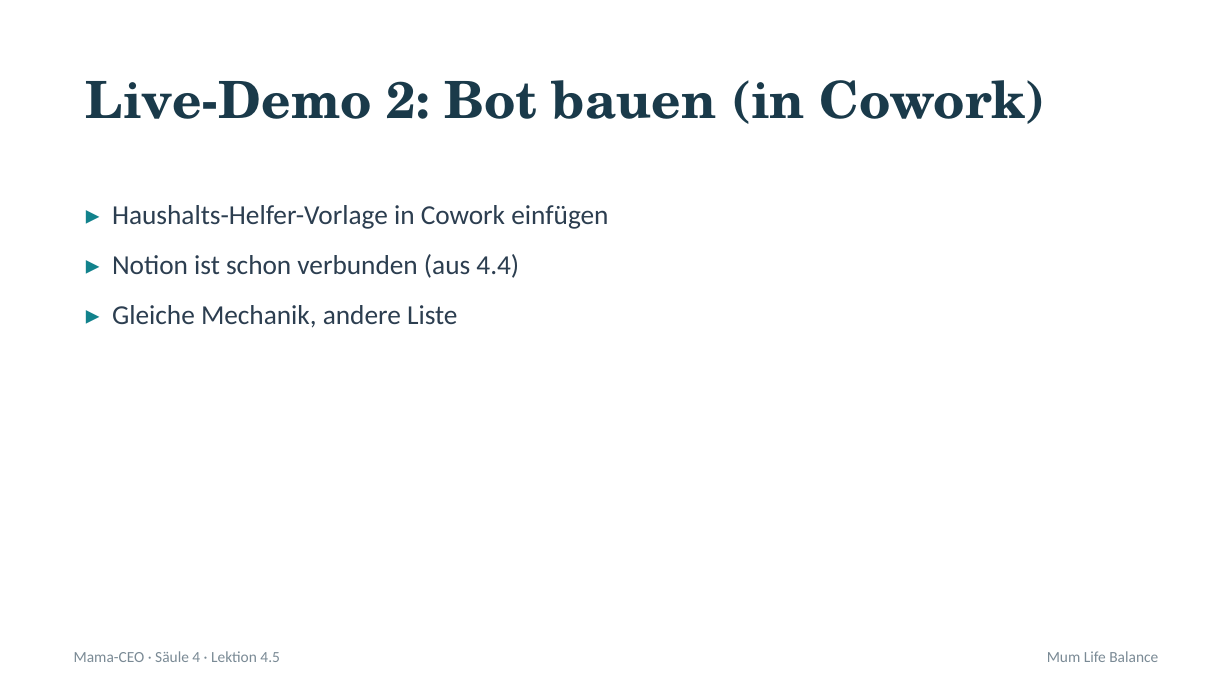
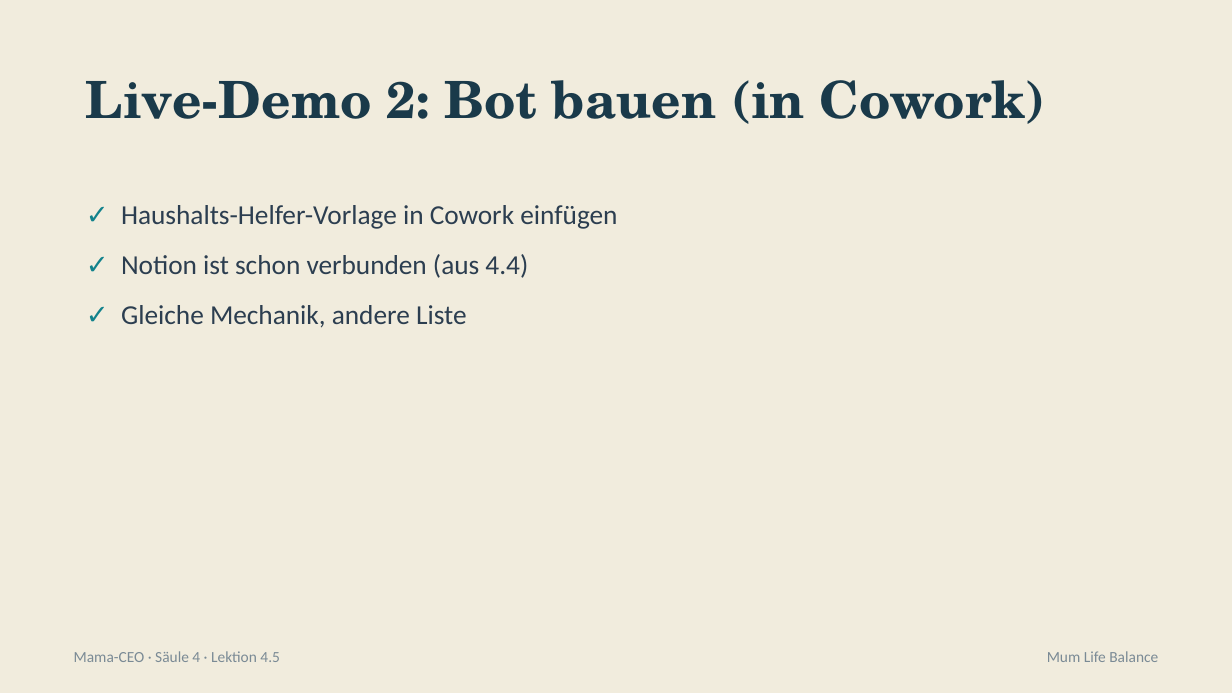
Before and after one commit to pnulmann-hue/mumlifebalance-workspace, a slide deck: slide 9 of outputs/produkte/mama-ceo/03-praesentationen/saeule-4/05-lektion-4-5.pptx. Drawn at 1232x693 pixels with LibreOffice and Linux fonts; fonts in the diff are those of the drawing. Boxes give left, top, right and bottom in pixels: in the first picture for what was removed or moved away, otherwise in the second. Text is boxed around its words. In the diff, an @@ line names an element or a change of style, - is before the commit and + after.

```diff
--- a/outputs/produkte/mama-ceo/03-praesentationen/saeule-4/05-lektion-4-5.pptx
+++ b/outputs/produkte/mama-ceo/03-praesentationen/saeule-4/05-lektion-4-5.pptx
@@ background #FFFFFF to #F1ECDD @@
@@ text at [121,205,617,328]: text changed @@
-▸ Haushalts-Helfer-Vorlage in Cowork einfügen
-▸ Notion ist schon verbunden (aus 4.4)
-▸ Gleiche Mechanik, andere Liste
+✓ Haushalts-Helfer-Vorlage in Cowork einfügen
+✓ Notion ist schon verbunden (aus 4.4)
+✓ Gleiche Mechanik, andere Liste
```
Also in this commit, not shown: 13 other slides changed, 13 other files.
